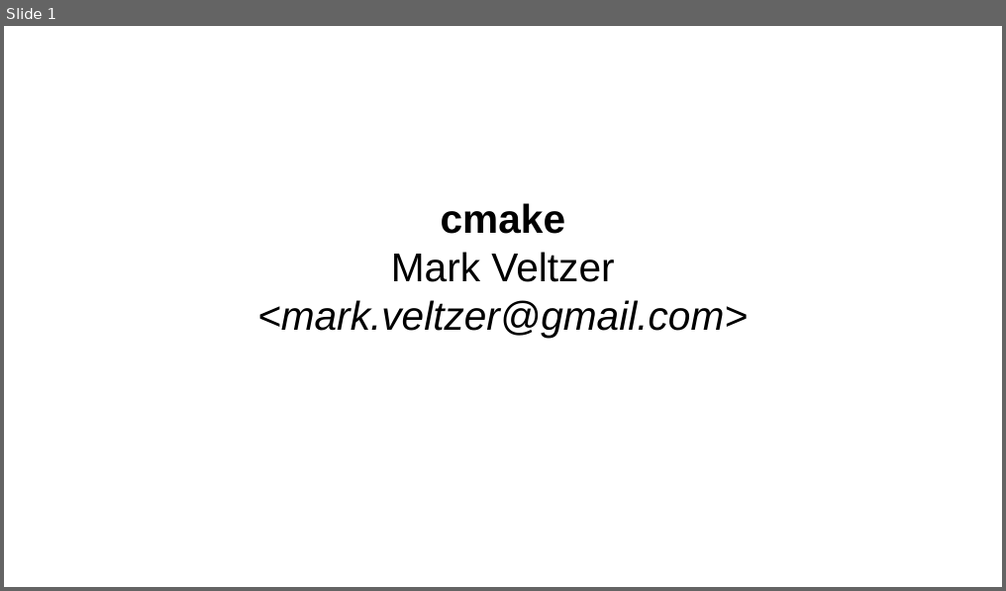
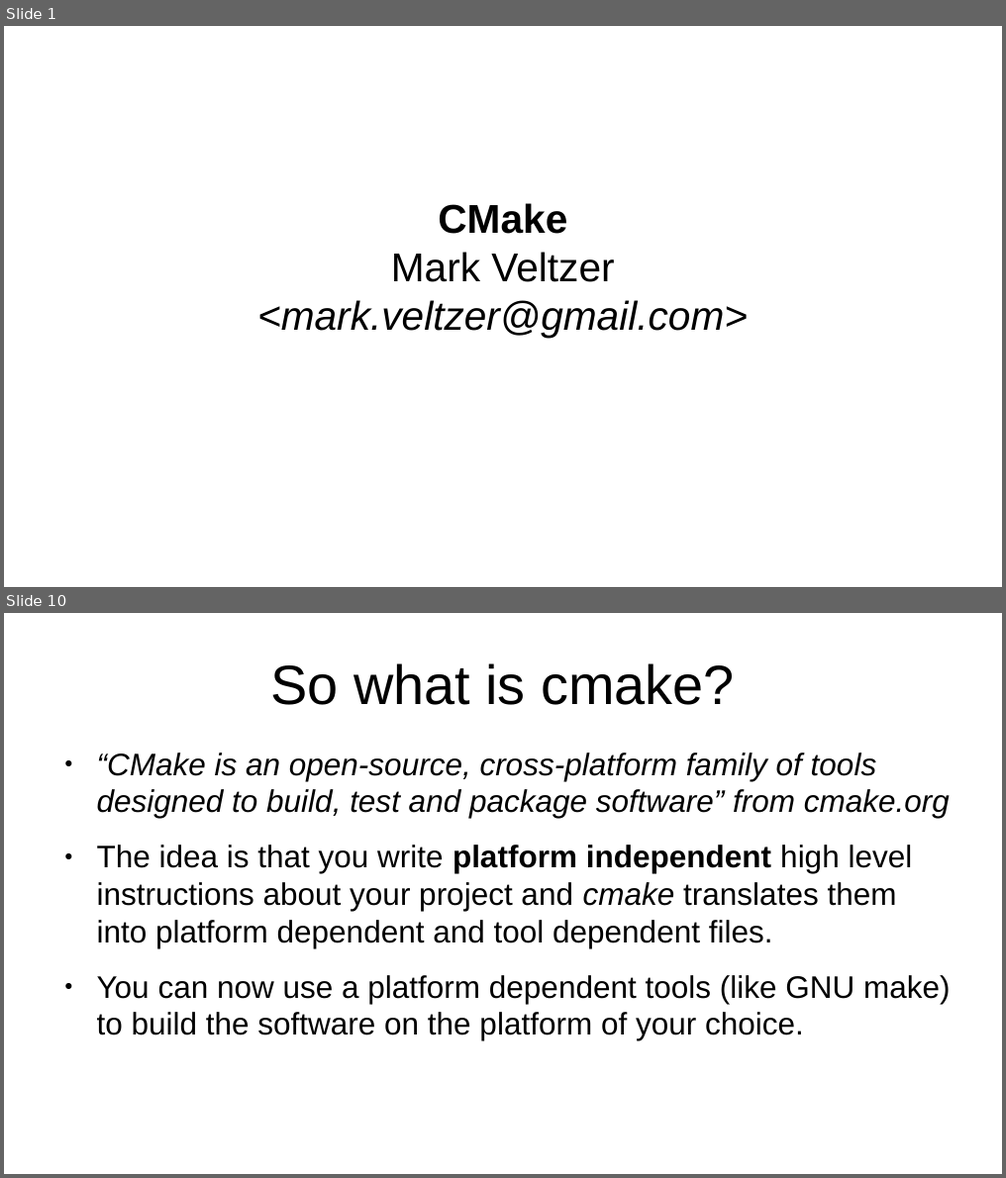
Before and after one commit to veltzer/teaching-slides, a slide deck: odp/cmake/cmake.odp. Shown one above the other, each under a label of ours: slide 1 before the commit, slides 1 and 10 after it; the slides between them are not shown. The pictures are 1006x591 and 1006x1178 pixels, drawn with LibreOffice and Linux fonts; fonts in the diff are those of the drawing. Boxes give left, top, right and bottom in pixels: in the first picture for what was removed or moved away, otherwise in the second. Text is boxed around its words. In the diff, an @@ line names an element or a change of style, - is before the commit and + after.

```diff
--- a/odp/cmake/cmake.odp
+++ b/odp/cmake/cmake.odp
@@ slide 10 added at (4,613,1002,1174), background #FFFFFF @@
@@ title added at (270,663,735,705), 44 pt, text #000000 @@
+So what is cmake?
@@ text added at (97,753,950,1041), 24.8 pt, text #000000 @@
+● “CMake is an open-source, cross-platform family of tools designed to build, test and package software” from cmake.org
+● The idea is that you write platform independent high level instructions about your project and cmake translates them into platform dependent and tool dependent files.
+● You can now use a platform dependent tools (like GNU make) to build the software on the platform of your choice.
@@ slide 1 changed as well @@
@@ text at (438,203,567,234): text changed @@
-cmake
+CMake
```
Also in this commit, not shown: 34 other slides added.
